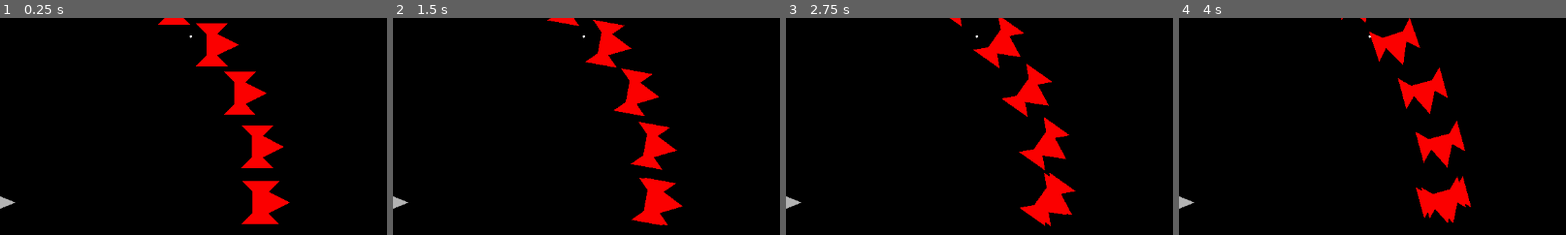
Above: before the commit, frames 1-4 (left to right).
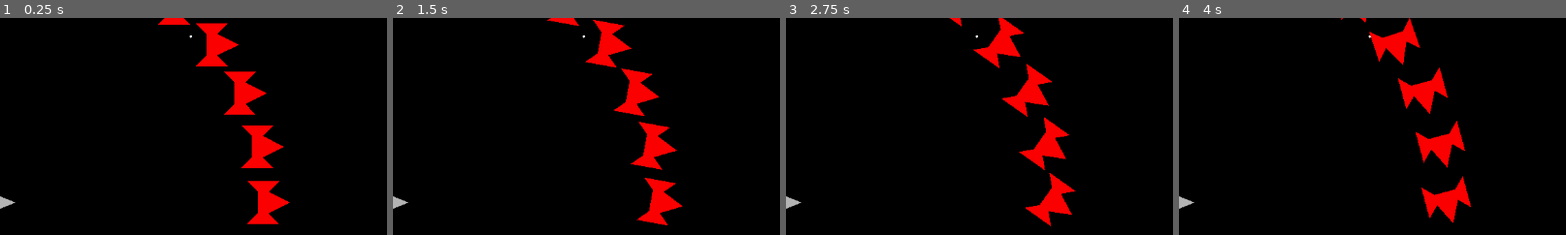
Above: after the commit, the same moments.

Repository: Griiimon/SpaceVampiresDemo
Game: Godot game, scene res://level.tscn
The game is run twice, just before and just after one commit, with the same random seed, the same clock (stepped at 60 frames per second) and the same inputs.
Inputs:
- Up to frame 1 (0.25 s): no input
- Up to frame 2 (1.5 s): click "ControlThruster" at 0.5 s; click "Generator" at 1.25 s
- Up to frame 3 (2.75 s): click "InertialDampeners" at 2 s
- Up to frame 4 (4 s): click "MainThruster" at 2.75 s; click "RotationalDampeners" at 3.5 s
The pictures show only the part of the screen within x 50-100%, y 8-57%; the shares and areas given below are measured in that part.

The runs differ from the first frame. In frame 1, 0.3% of the frame differs, in the area x 62-67%, y 75-96%; in frame 2, 0.4%; in frame 3, 0.4%; in frame 4, 0.5%, in the area x 61-75%, y 72-95%.

Commit message:
Update level.tscn

Diff:
--- a/src/level.tscn
+++ b/src/level.tscn
@@ -6,7 +6,6 @@
 [ext_resource type="Script" uid="uid://lepf3qcm8hko" path="res://camera.gd" id="2_vonw3"]
 [ext_resource type="Script" uid="uid://k4qcbxbqhlai" path="res://level/starfield.gd" id="3_oi3di"]
 [ext_resource type="PackedScene" uid="uid://6ioxjgp8cxk5" path="res://ui/debug/debug_component_window.tscn" id="4_0b4ue"]
-[ext_resource type="PackedScene" uid="uid://dleovlvr46skc" path="res://enemies/ships/enemy_ship_test.tscn" id="4_f2txt"]
 
 [node name="Level" type="Node2D"]
 script = ExtResource("1_1ainy")
@@ -23,9 +22,6 @@
 [node name="Starfield" type="Node2D" parent="."]
 script = ExtResource("3_oi3di")
 
-[node name="Enemy Ship Test" parent="." instance=ExtResource("4_f2txt")]
-position = Vector2(392, 0)
-
 [node name="UI" type="CanvasLayer" parent="."]
 
 [node name="Debug UI" type="CanvasLayer" parent="."]
Not shown: 1 places in src/level.tscn that only renumber resources
